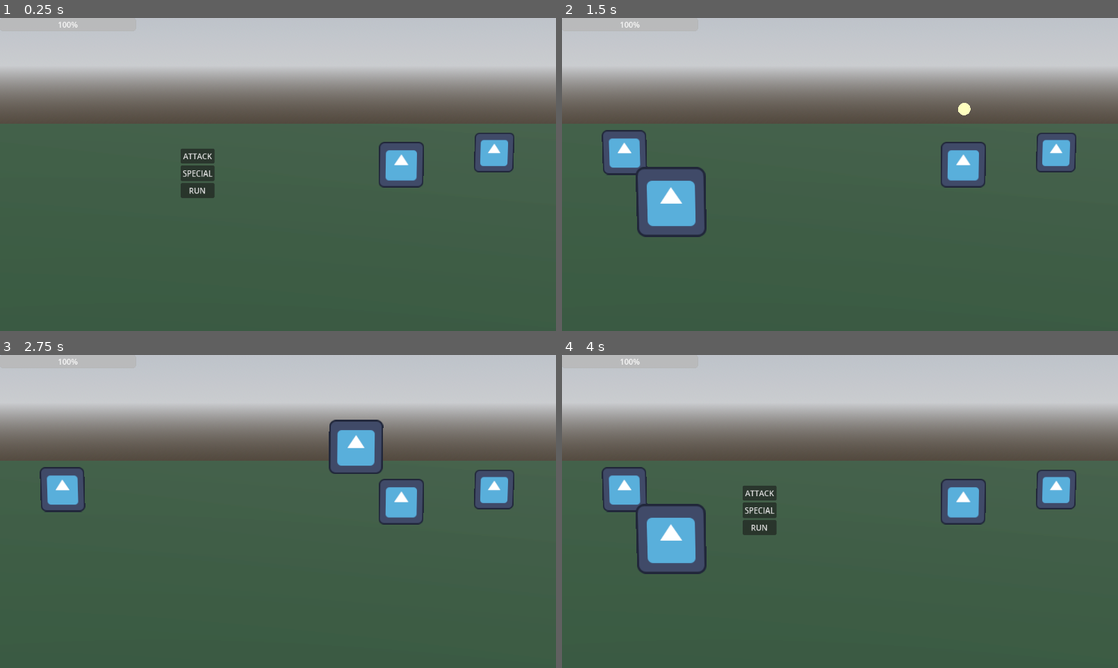
Above: before the commit, frames 1-4 (two rows, left to right).
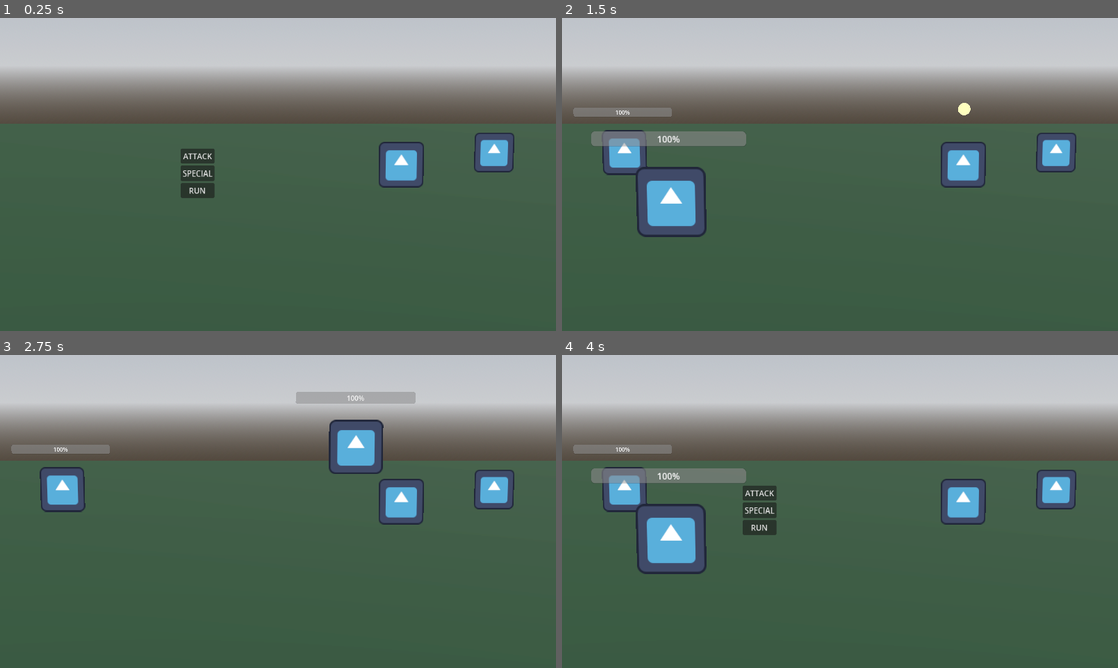
Above: after the commit, the same moments.

Repository: pollution0504/diceGame
Game: Godot game, scene res://Combat/battle_scene.tscn
Two runs of this game, one before a commit and one after it. Both use one fixed random seed, a clock stepped at 60 frames per second and the inputs below. The project has no main scene, so this scene is started directly. The engine's default icon, where the game draws it, is replaced by a stand-in: a white triangle on a blue panel in a dark square.
Inputs:
- Up to frame 1 (0.25 s): no input
- Up to frame 2 (1.5 s): tap Enter (ui_accept) at 0.5, 0.77 s; hold D (right) 0.53-1.25 s; click "ATTACK" at 1.25 s
- Up to frame 3 (2.75 s): tap Enter (ui_accept) at 2, 2.27 s; hold A (left) from 2.03 s (still down)
- Up to frame 4 (4 s): release A (left) at 2.78 s; hold D (right) from 2.78 s (still down); tap Enter (ui_accept) at 3.77 s

The runs differ from the first frame. In frame 1, less than 0.1% of the frame differs, in the area x 10-14%, y 1-4%; in frame 2, 1.8%, in the area x 2-34%, y 1-42%; in frame 3, 1.3%; in frame 4, 1.8%.

Commit message:
player has floating health bar

Diff:
--- a/Combat/player.tscn
+++ b/Combat/player.tscn
@@ -24,16 +24,15 @@
 "speed": 5.0
 }]
 
+[sub_resource type="ViewportTexture" id="ViewportTexture_cbytb"]
+viewport_path = NodePath("HP/SubViewport")
+
 [node name="Player" type="Node3D" unique_id=472278561 node_paths=PackedStringArray("health_bar", "visual_component")]
 transform = Transform3D(0.645, 0, 0, 0, 0.645, 0, 0, 0, 0.645, 0, 0, 0)
 script = ExtResource("2_2y06h")
-health_bar = NodePath("ProgressBar")
+health_bar = NodePath("HP/SubViewport/ProgressBar")
 stats = SubResource("Resource_hrir6")
 visual_component = NodePath("AnimatedSprite3D")
-
-[node name="ProgressBar" type="ProgressBar" parent="." unique_id=166768163]
-offset_right = 282.0
-offset_bottom = 27.0
 
 [node name="AnimatedSprite3D" type="AnimatedSprite3D" parent="." unique_id=1262368255]
 billboard = 2
@@ -42,3 +41,17 @@
 
 [node name="VoiceLine" type="AudioStreamPlayer" parent="." unique_id=1063749742]
 volume_db = -10.85
+
+[node name="HP" type="Sprite3D" parent="." unique_id=1130734695]
+transform = Transform3D(0.9999997, 0, 0, 0, 0.9999997, 0, 0, 0, 0.9999997, 0, 0.8741309, 0)
+billboard = 2
+texture = SubResource("ViewportTexture_cbytb")
+
+[node name="SubViewport" type="SubViewport" parent="HP" unique_id=611898734]
+transparent_bg = true
+size = Vector2i(286, 83)
+
+[node name="ProgressBar" type="ProgressBar" parent="HP/SubViewport" unique_id=166768163]
+offset_right = 282.0
+offset_bottom = 27.0
+value = 2.9
